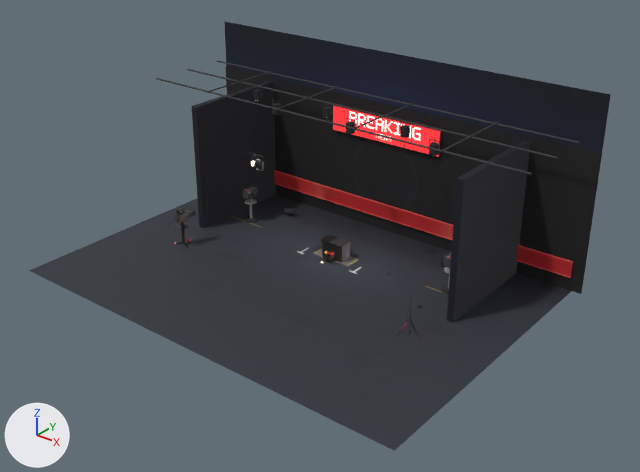
The glTF model public/assets/stages/news.glb, before and after one commit.
Camera for both pictures: a 50 mm lens placed at (21.6, -27.7, 18.2), pointed at (1.3, -2.4, 2.5). Arrows for +X, +Y and +Z are at lower left; the lights stay in place. The first picture is the older version.

Script lines for the objects in view, before the commit:
```python
me_seg_lightsout = bpy.data.meshes.new('seg_lightsout')
me_seg_lightsout.from_pydata(...)  # 140 vertices, 234 faces; spans x -10.0..10.0, y -0.1..4.1, z 0.0..6.8
me_seg_lightsout.materials.append(mat_set)
me_seg_ticker = bpy.data.meshes.new('seg_ticker')
me_seg_ticker.from_pydata(...)  # 20 vertices, 26 faces; spans x -9.5..9.5, y 0.0..4.0, z 0.0..5.6
me_seg_ticker.materials.append(mat_set)
me_set = bpy.data.meshes.new('set')
me_set.from_pydata(...)  # 260 vertices, 416 faces; spans x -10.0..10.0, y -9.0..4.2, z 0.0..8.5
me_set.materials.append(mat_set)
ob_seg_lightsout = bpy.data.objects.new('seg_lightsout', me_seg_lightsout)
ob_seg_lightsout.location = (0.0, 0.0, 0.0)
ob_seg_ticker = bpy.data.objects.new('seg_ticker', me_seg_ticker)
ob_seg_ticker.location = (0.0, 0.0, 0.0)
ob_set = bpy.data.objects.new('set', me_set)
ob_set.location = (0.0, 0.0, 0.0)
```
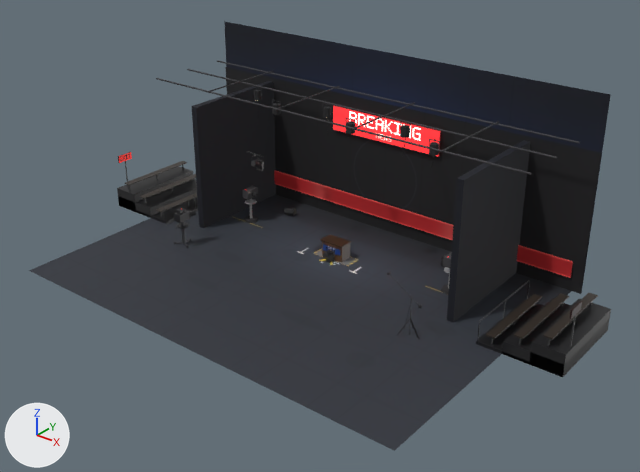
Pixel boxes [x1, y1, x2, y2] of what changed, in the pictures (640 x 472 px):
'audience', added: after [117, 152, 611, 377]

The change in detail:
Mesh me_audience is new.
It has 332 vertices, 512 faces and spans x -12.0..12.0, y -2.0..2.0, z 0.0..2.6.
It uses material mat_props.
Object 'audience' (ob_audience) is new; it shows me_audience.
Its location is (0.0, 0.0, 0.0).
